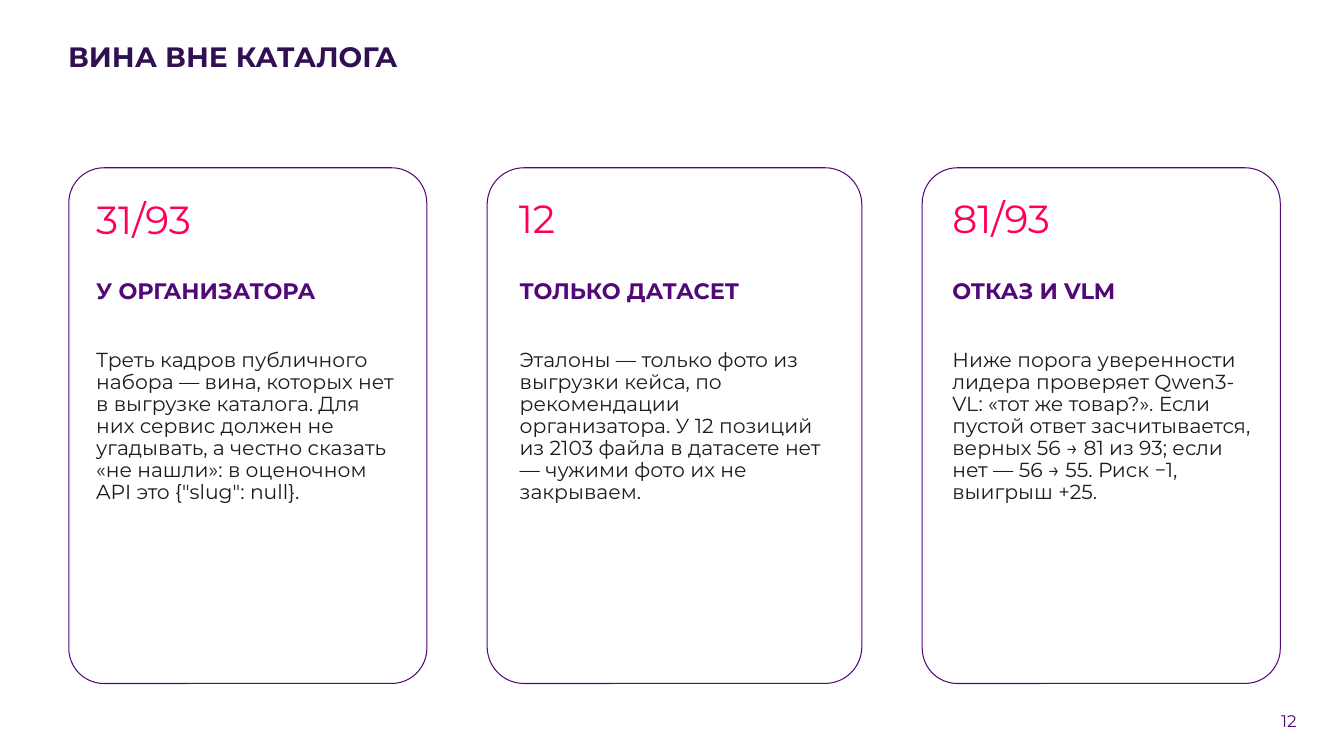
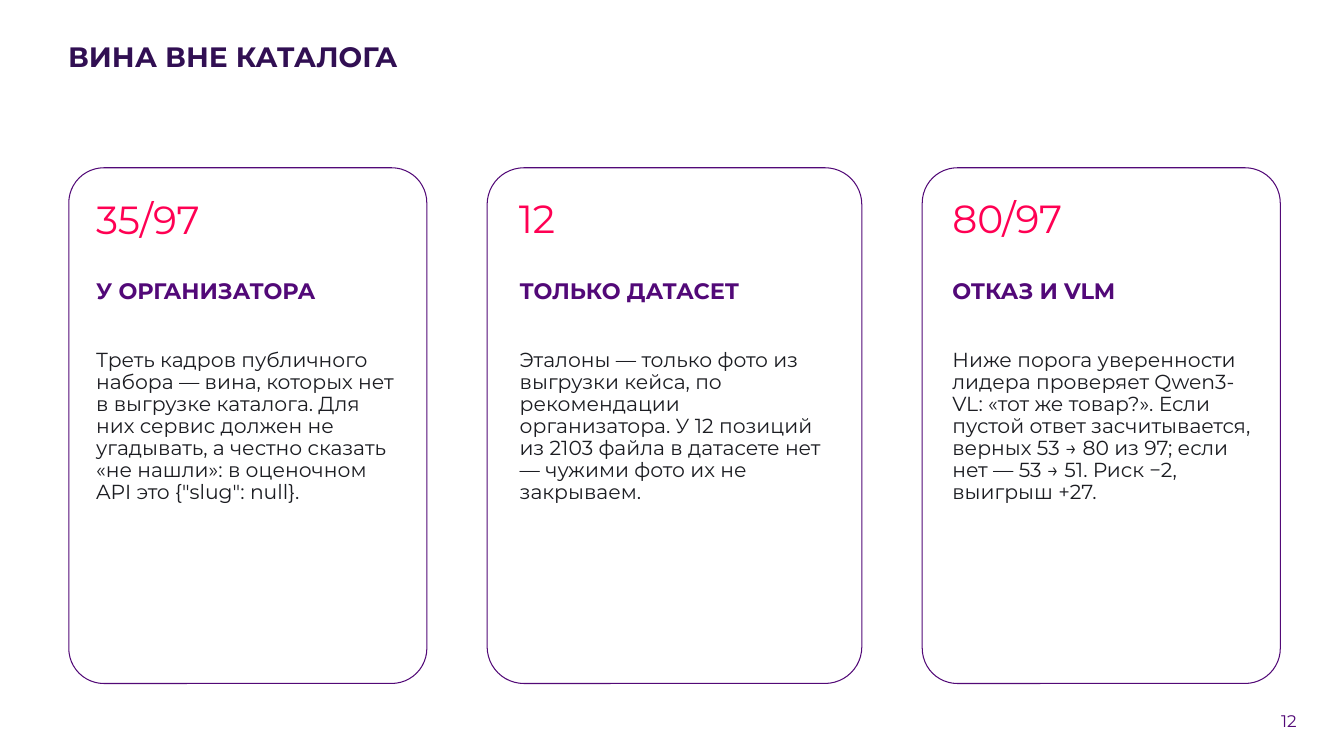
Before and after one commit to AlexGvr/rus_vines, a slide deck: slide 12 of ЛЦТ2026 Сканер российских вин.pptx. Drawn at 1344x756 pixels with LibreOffice and Linux fonts; fonts in the diff are those of the drawing; background and template pictures are left out. Boxes give left, top, right and bottom in pixels: in the first picture for what was removed or moved away, otherwise in the second. Text is boxed around its words. In the diff, an @@ line names an element or a change of style, - is before the commit and + after.

```diff
--- a/ЛЦТ2026 Сканер российских вин.pptx
+++ b/ЛЦТ2026 Сканер российских вин.pptx
@@ text at box(96, 201, 200, 238): text changed @@
-31/93
+35/97
@@ text at box(952, 200, 1062, 237): text changed @@
-81/93
+80/97
@@ text at box(952, 352, 1250, 503): text changed @@
-Ниже порога уверенности лидера проверяет Qwen3-VL: «тот же товар?». Если пустой ответ засчитывается, верных 56 → 81 из 93; если нет — 56 → 55. Риск −1, выигрыш +25.
+Ниже порога уверенности лидера проверяет Qwen3-VL: «тот же товар?». Если пустой ответ засчитывается, верных 53 → 80 из 97; если нет — 53 → 51. Риск −2, выигрыш +27.
```
Also in this commit, not shown: 6 other slides changed, 8 other files.
